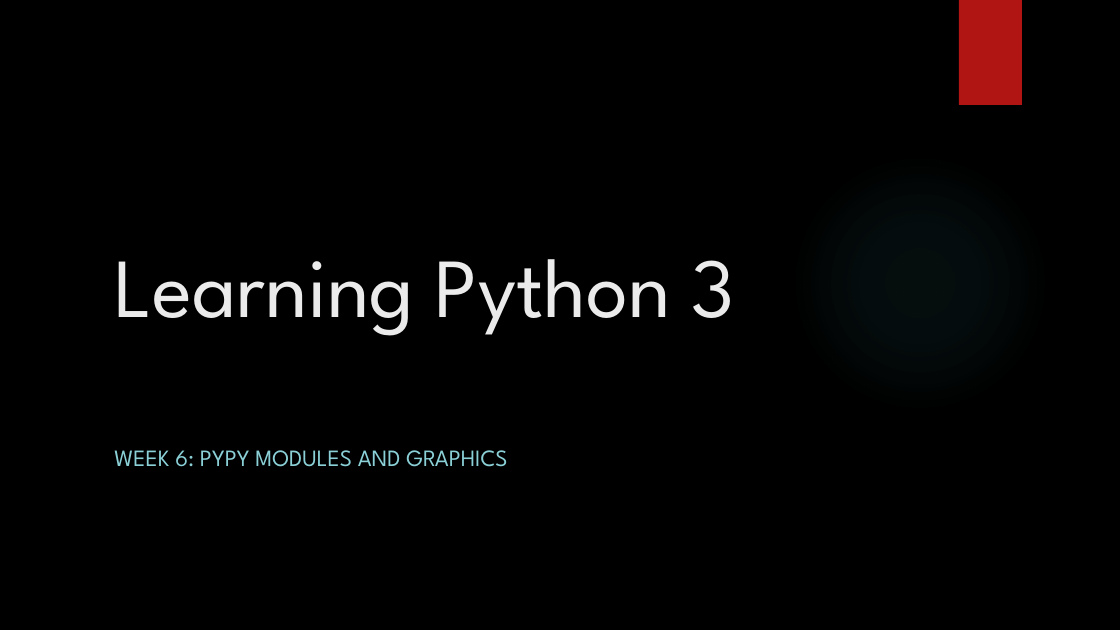
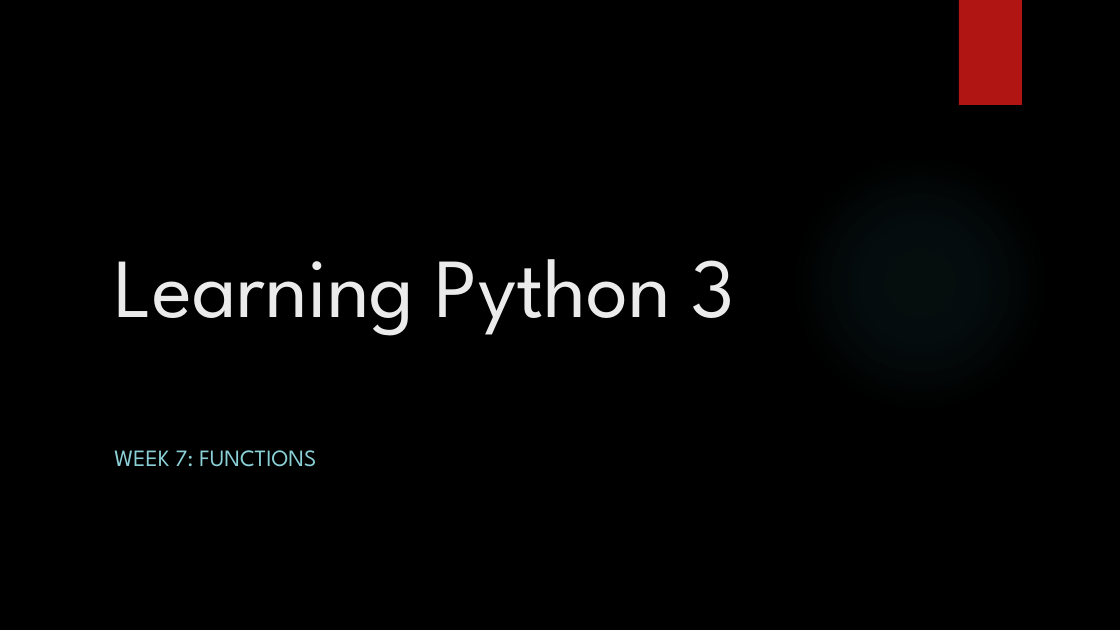
Before and after one commit to davidgroves/DGM_Tutorials, a slide deck: slide 1 of week7/week7.pptx. Drawn at 1120x630 pixels with LibreOffice and Linux fonts; fonts in the diff are those of the drawing; background and template pictures are left out. Boxes give left, top, right and bottom in pixels: in the first picture for what was removed or moved away, otherwise in the second. Text is boxed around its words. In the diff, an @@ line names an element or a change of style, - is before the commit and + after.

Commit message:
Fixed parts of Week5, Week7 and uploaded Week8 (except homework)

```diff
--- a/week7/week7.pptx
+++ b/week7/week7.pptx
@@ subtitle at bbox=[114, 450, 316, 467]: text changed @@
-WEEK 6: PYPY MODULES AND GRAPHICS
+WEEK 7: FUNCTIONS
```
Also in this commit, not shown: 1 other slide changed, 14 slides added, 14 other files.
